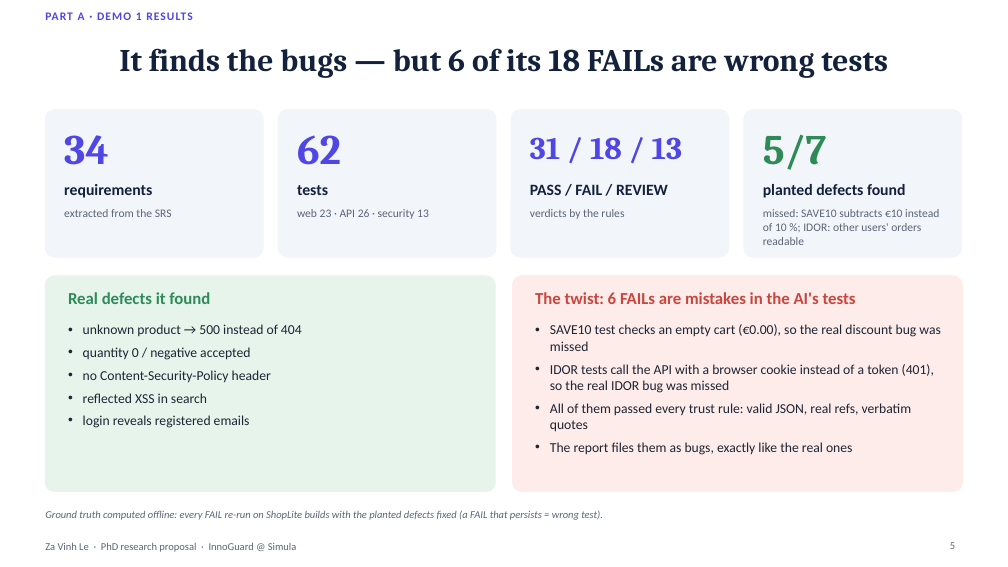
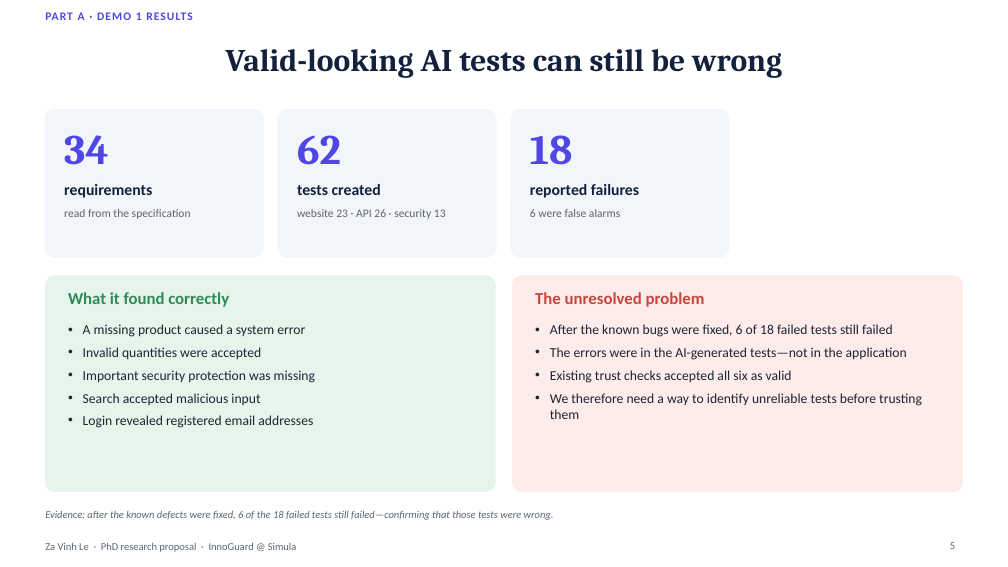
Before and after one commit to zavinhle/uq-testgen, a slide deck: slide 5 of deck/v2.pptx. Drawn at 1008x567 pixels with LibreOffice and Linux fonts; fonts in the diff are those of the drawing. Boxes give left, top, right and bottom in pixels: in the first picture for what was removed or moved away, otherwise in the second. Text is boxed around its words. In the diff, an @@ line names an element or a change of style, - is before the commit and + after.

```diff
--- a/deck/v2.pptx
+++ b/deck/v2.pptx
@@ title at box(226, 49, 782, 78): text changed @@
-It finds the bugs — but 6 of its 18 FAILs are wrong tests
+Valid-looking AI tests can still be wrong
@@ rounded rectangle removed at box(744, 110, 962, 257) @@
@@ text at box(530, 135, 573, 165): text changed; size 30 to 40 pt @@
-31 / 18 / 13
+18
@@ text removed at box(763, 134, 827, 170) @@
-5/7
@@ text at box(64, 209, 191, 219): text changed @@
-extracted from the SRS
+read from the specification
@@ text at box(297, 209, 446, 219): text changed @@
-web 23 · API 26 · security 13
+website 23 · API 26 · security 13
@@ text at box(297, 184, 381, 195): text changed @@
-tests
+tests created
@@ text at box(530, 184, 639, 198): text changed @@
-PASS / FAIL / REVIEW
+reported failures
@@ text at box(530, 209, 621, 217): text changed @@
-verdicts by the rules
+6 were false alarms
@@ text removed at box(763, 184, 906, 198) @@
-planted defects found
@@ text removed at box(763, 209, 939, 245) @@
-missed: SAVE10 subtracts €10 instead of 10 %; IDOR: other users' orders readable
@@ text at box(68, 292, 229, 307): text changed @@
-Real defects it found
+What it found correctly
@@ text at box(535, 292, 705, 307): text changed @@
-The twist: 6 FAILs are mistakes in the AI's tests
+The unresolved problem
@@ text at box(83, 324, 315, 428): text changed @@
-• unknown product → 500 instead of 404
-• quantity 0 / negative accepted
-• no Content-Security-Policy header
-• reflected XSS in search
-• login reveals registered emails
+• A missing product caused a system error
+• Invalid quantities were accepted
+• Important security protection was missing
+• Search accepted malicious input
+• Login revealed registered email addresses
@@ text at box(550, 324, 922, 419): text changed @@
-• SAVE10 test checks an empty cart (€0.00), so the real discount bug was missed
-• IDOR tests call the API with a browser cookie instead of a token (401), so the real IDOR bug was missed
-• All of them passed every trust rule: valid JSON, real refs, verbatim quotes
-• The report files them as bugs, exactly like the real ones
+• After the known bugs were fixed, 6 of 18 failed tests still failed
+• The errors were in the AI-generated tests—not in the application
+• Existing trust checks accepted all six as valid
+• We therefore need a way to identify unreliable tests before trusting them
@@ text at box(45, 510, 554, 520): text changed @@
-Ground truth computed offline: every FAIL re-run on ShopLite builds with the planted defects fixed (a FAIL that persists = wrong test).
+Evidence: after the known defects were fixed, 6 of the 18 failed tests still failed—confirming that those tests were wrong.
```
Also in this commit, not shown: 12 other slides changed, 32 other files.
